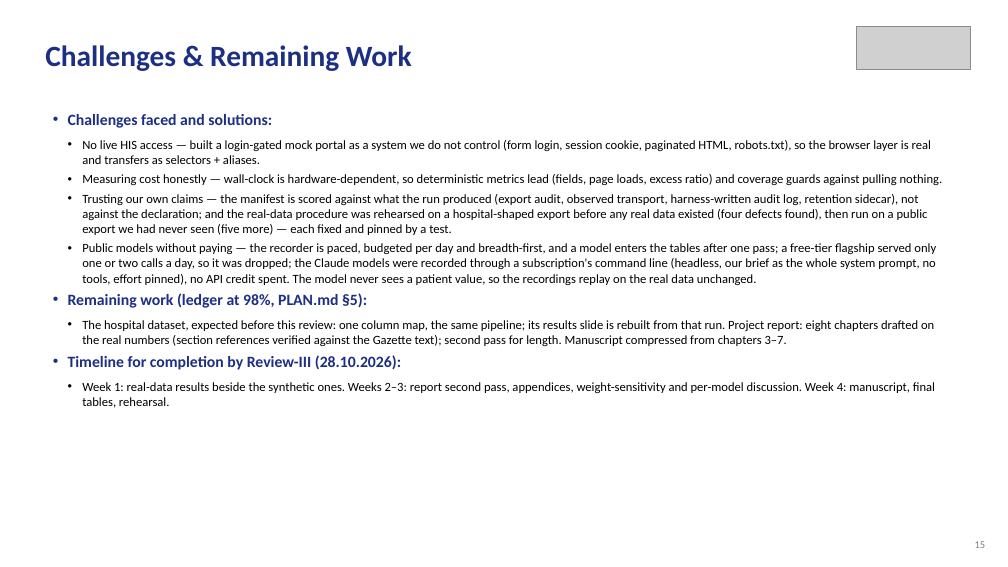
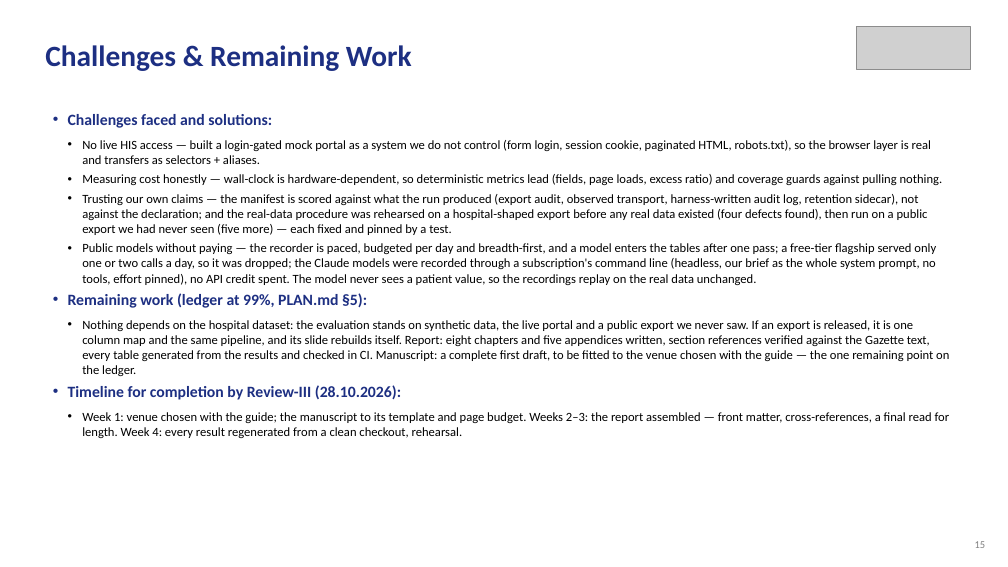
Before and after one commit to aysk1209/his-scraping-dpdp-project, a slide deck: slide 15 of Review-II.pptx. Drawn at 1008x567 pixels with LibreOffice and Linux fonts; fonts in the diff are those of the drawing; grey boxes stand for pictures. Boxes give left, top, right and bottom in pixels: in the first picture for what was removed or moved away, otherwise in the second. Text is boxed around its words. In the diff, an @@ line names an element or a change of style, - is before the commit and + after.

```diff
--- a/Review-II.pptx
+++ b/Review-II.pptx
@@ text at bbox=[68, 293, 949, 376]: text changed @@
-• Remaining work (ledger at 98%, PLAN.md §5):
-  • The hospital dataset, expected before this review: one column map, the same pipeline; its results slide is rebuilt from that run. Project report: eight chapters drafted on the real numbers (section references verified against the Gazette text); second pass for length. Manuscript compressed from chapters 3–7.
+• Remaining work (ledger at 99%, PLAN.md §5):
+  • Nothing depends on the hospital dataset: the evaluation stands on synthetic data, the live portal and a public export we never saw. If an export is released, it is one column map and the same pipeline, and its slide rebuilds itself. Report: eight chapters and five appendices written, section references verified against the Gazette text, every table generated from the results and checked in CI. Manuscript: a complete first draft, to be fitted to the venue chosen with the guide — the one remaining point on the ledger.
@@ text at bbox=[82, 412, 950, 438]: text changed @@
-  • Week 1: real-data results beside the synthetic ones. Weeks 2–3: report second pass, appendices, weight-sensitivity and per-model discussion. Week 4: manuscript, final tables, rehearsal.
+  • Week 1: venue chosen with the guide; the manuscript to its template and page budget. Weeks 2–3: the report assembled — front matter, cross-references, a final read for length. Week 4: every result regenerated from a clean checkout, rehearsal.
```
Also in this commit, not shown: 3 other slides changed, 28 other files.
